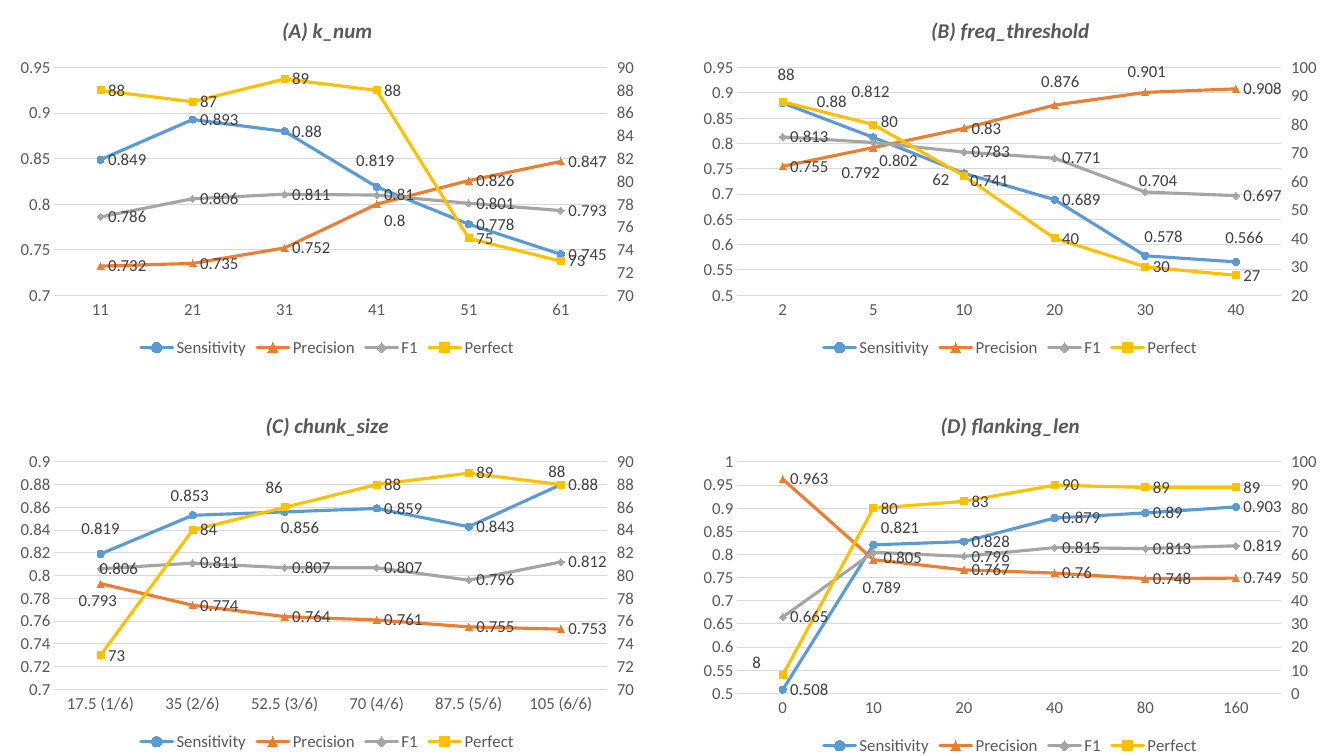
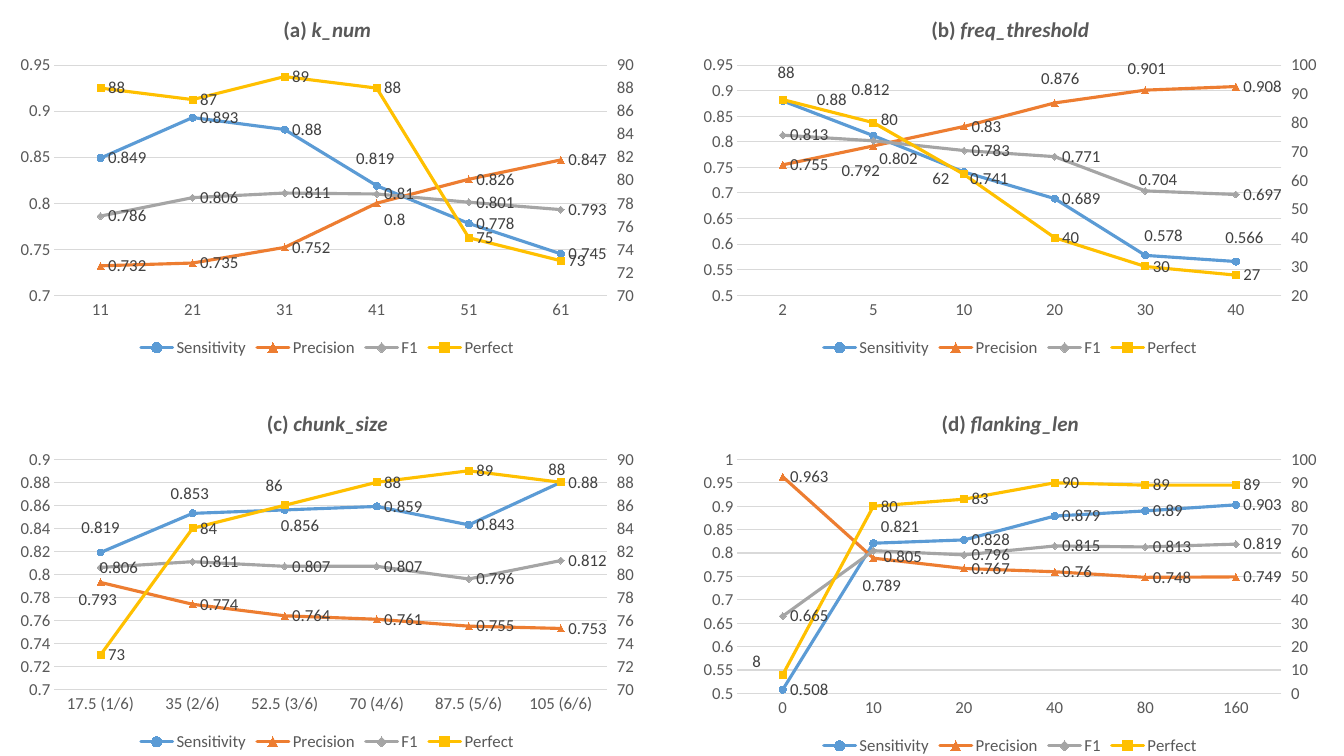
Before and after one commit to CSU-KangHu/HiTE, a slide deck: slide 96 of document/20220720_胡康_进展汇报 [自动保存的].pptx. Drawn at 1344x756 pixels with LibreOffice and Linux fonts; fonts in the diff are those of the drawing. Boxes give left, top, right and bottom in pixels: in the first picture for what was removed or moved away, otherwise in the second. Text is boxed around its words. In the diff, an @@ line names an element or a change of style, - is before the commit and + after.

```diff
--- a/document/20220720_胡康_进展汇报 [自动保存的].pptx
+++ b/document/20220720_胡康_进展汇报 [自动保存的].pptx
@@ line chart at box(8, 0, 647, 362) @@
@@ title "(A) k_num " to "(a) k_num " @@
@@ line chart at box(691, 0, 1330, 362) @@
@@ title "(B) freq_threshold " to "(b) freq_threshold " @@
@@ line chart at box(8, 394, 647, 756) @@
@@ title "(C) chunk_size " to "(c) chunk_size " @@
@@ line chart at box(691, 394, 1330, 756) @@
@@ title "(D) flanking_len " to "(d) flanking_len " @@
```
Also in this commit, not shown: 9 other slides changed, 1 slide added, 31 other files.
